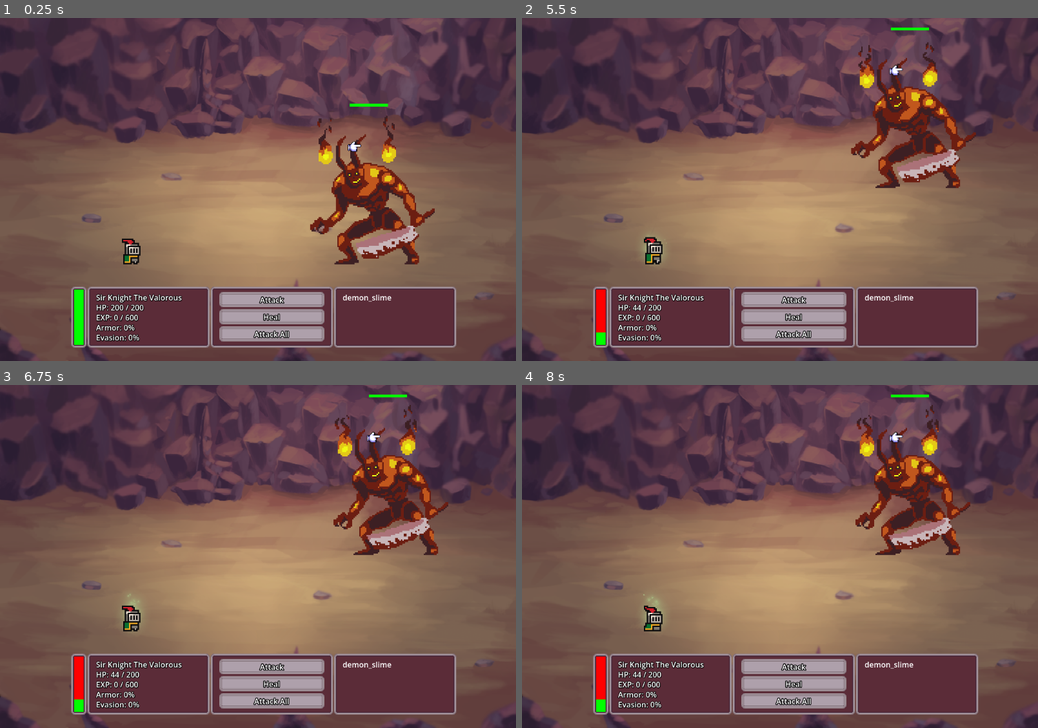
Above: before the commit, frames 1-4 (two rows, left to right).
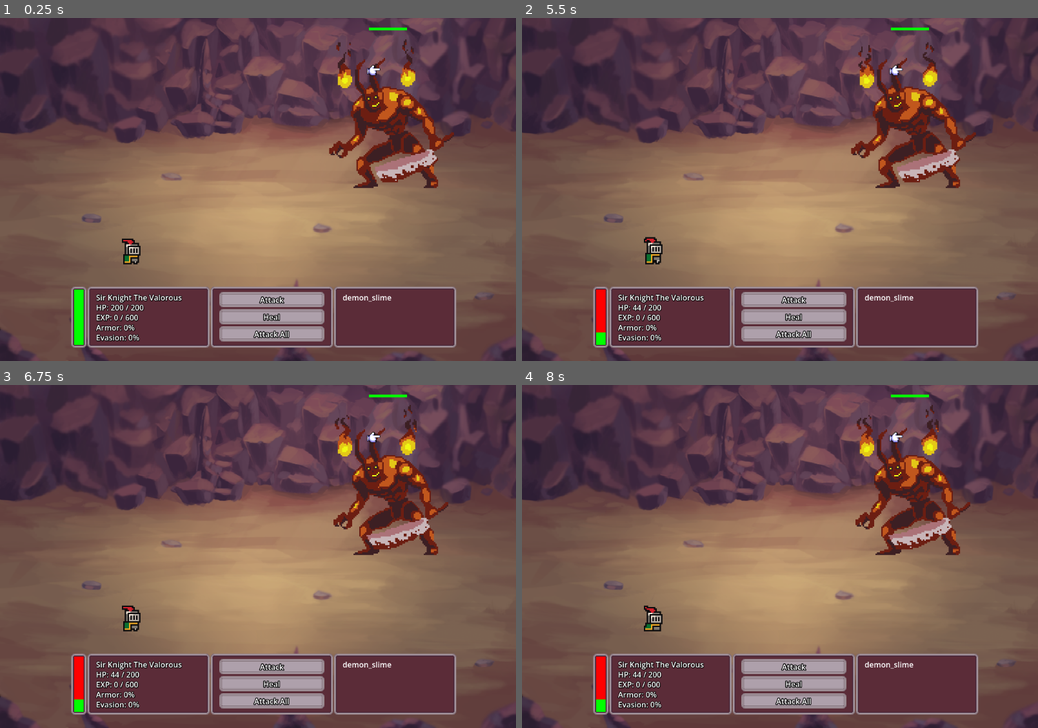
Above: after the commit, the same moments.

Repository: JosiahKey/new-beginnings-version-0.1.0
Game: Godot game, scene res://Scenes/Combat_Boss.tscn
Same seed, same stepped clock (60 frames per second), same inputs: the game is played once before the commit and once after it. This scene is started directly instead of the project's main scene.
Inputs (mouse positions are in pixels of both pictures, inside the frame that each line leads up to):
- Up to frame 1 (0.25 s): no input
- Up to frame 2 (5.5 s): move the mouse to (754, 258) at 0.52 s; hold W (move_up) 0.53-1.25 s; click (754, 258) at 0.6 s; drag from (934, 240) to (754, 258) at 1.27 s; move the mouse to (625, 138) at 2.02 s; hold A (move_left) 2.03-2.75 s; hold T (hidehint) 2.03-2.75 s; drag from (805, 189) to (625, 138) at 2.77 s; move the mouse to (702, 103) at 3.52 s; hold S (move_down) 3.53-4.25 s; hold E (Interact) 3.53-4.25 s; drag from (893, 172) to (702, 103) at 4.27 s; move the mouse to (676, 206) at 5.02 s; hold W (move_up) from 5.03 s (still down); click (676, 206) at 5.1 s
- Up to frame 3 (6.75 s): release W (move_up) at 5.75 s; drag from (309, 481) to (154, 573) at 5.77 s; move the mouse to (232, 625) at 6.52 s; hold D (move_right) from 6.53 s (still down); hold T (hidehint) from 6.53 s (still down)
- Up to frame 4 (8 s): release D (move_right) at 7.25 s; release T (hidehint) at 7.25 s; drag from (934, 607) to (754, 625) at 7.27 s

The runs differ from the first frame. In frame 1, 7.6% of the frame differs, in the area x 60-88%, y 2-72%; in frame 2, less than 0.1%; in frame 3, less than 0.1%; in frame 4, 0.1%.
Error before the commit: Invalid assignment of property or key 'text' with value of type 'String' on a base object of type 'null instance'. (res://Scripts/combat_ui.gd:103)
Error after the commit: Invalid assignment of property or key 'text' with value of type 'String' on a base object of type 'null instance'. (res://Scripts/combat_ui.gd:102)

Commit message:
bug fixes
bugs fixed:
-removed player turn indicator
-fixed enemy models disappear before player is finished with additional attacks by checking if gamestate is combat before changing levels
-attampted to fix game crashes if combat is entered in a level transition
-player actions showing after combat ended
-boss sprite loads in the wrong position
-player level always intitially shows as level 1 when combat reward loads

Diff:
--- a/Data/enemy_data.json
+++ b/Data/enemy_data.json
@@ -1,145 +1,145 @@
 {
   "10001": {
-    "enemy_name": "green_slime",
-    "Max_hp": 100,
-    "Current_hp": 100,
-    "Damage_min": 15,
-    "Damage_max": 25,
-    "Accuracy": 90,
-    "Evasion": 5,
-    "PDR": 0,
-    "Speed": 3,
-    "EXP": 300,
-    "Loot": 1
+	"enemy_name": "green_slime",
+	"Max_hp": 100,
+	"Current_hp": 100,
+	"Damage_min": 15,
+	"Damage_max": 25,
+	"Accuracy": 90,
+	"Evasion": 5,
+	"PDR": 0,
+	"Speed": 3,
+	"EXP": 300,
+	"Loot": 1
   },
   "10002": {
-    "enemy_name": "purple_slime",
-    "Max_hp": 280,
-    "Current_hp": 280,
-    "Damage_min": 30,
-    "Damage_max": 50,
-    "Accuracy": 90,
-    "Evasion": 5,
-    "PDR": 0,
-    "Speed": 4,
-    "EXP": 600,
-    "Loot": 2
+	"enemy_name": "purple_slime",
+	"Max_hp": 280,
+	"Current_hp": 280,
+	"Damage_min": 30,
+	"Damage_max": 50,
+	"Accuracy": 90,
+	"Evasion": 5,
+	"PDR": 0,
+	"Speed": 4,
+	"EXP": 600,
+	"Loot": 2
   },
   "10003": {
-    "enemy_name": "rat",
-    "Max_hp": 90,
-    "Current_hp": 90,
-    "Damage_min": 10,
-    "Damage_max": 20,
-    "Accuracy": 70,
-    "Evasion": 5,
-    "PDR": 0,
-    "Speed": 8,
-    "EXP": 200,
-    "Loot": 1
+	"enemy_name": "rat",
+	"Max_hp": 90,
+	"Current_hp": 90,
+	"Damage_min": 10,
+	"Damage_max": 20,
+	"Accuracy": 70,
+	"Evasion": 5,
+	"PDR": 0,
+	"Speed": 8,
+	"EXP": 200,
+	"Loot": 1
   },
   "10004": {
-    "enemy_name": "wasp",
-    "Max_hp": 100,
-    "Current_hp": 100,
-    "Damage_min": 10,
-    "Damage_max": 30,
-    "Accuracy": 65,
-    "Evasion": 5,
-    "PDR": 0,
-    "Speed": 1,
-    "EXP": 50,
-    "Loot": 1
+	"enemy_name": "wasp",
+	"Max_hp": 100,
+	"Current_hp": 100,
+	"Damage_min": 10,
+	"Damage_max": 30,
+	"Accuracy": 65,
+	"Evasion": 5,
+	"PDR": 0,
+	"Speed": 1,
+	"EXP": 50,
+	"Loot": 1
   },
   "10005": {
-    "enemy_name": "funguy",
-    "Max_hp": 150,
-    "Current_hp": 150,
-    "Damage_min": 10,
-    "Damage_max": 50,
-    "Accuracy": 65,
-    "Evasion": 0,
-    "PDR": 0,
-    "Speed": 4,
-    "EXP": 1000,
-    "Loot": 1
+	"enemy_name": "funguy",
+	"Max_hp": 150,
+	"Current_hp": 150,
+	"Damage_min": 10,
+	"Damage_max": 50,
+	"Accuracy": 65,
+	"Evasion": 0,
+	"PDR": 0,
+	"Speed": 4,
+	"EXP": 1000,
+	"Loot": 1
   },
   "10006": {
-    "enemy_name": "djinn_bandit",
-    "Max_hp": 220,
-    "Current_hp": 220,
-    "Damage_min": 10,
-    "Damage_max": 30,
-    "Accuracy": 75,
-    "Evasion": 5,
-    "PDR": 0,
-    "Speed": 12,
-    "EXP": 500,
-    "Loot": 1
+	"enemy_name": "djinn_bandit",
+	"Max_hp": 220,
+	"Current_hp": 220,
+	"Damage_min": 10,
+	"Damage_max": 30,
+	"Accuracy": 75,
+	"Evasion": 5,
+	"PDR": 0,
+	"Speed": 12,
+	"EXP": 500,
+	"Loot": 1
   },
   "10007": {
-    "enemy_name": "shade",
-    "Max_hp": 300,
-    "Current_hp": 300,
-    "Damage_min": 40,
-    "Damage_max": 50,
-    "Accuracy": 85,
-    "Evasion": 15,
-    "PDR": 0,
-    "Speed": 11,
-    "EXP": 1000,
-    "Loot": 1
+	"enemy_name": "shade",
+	"Max_hp": 300,
+	"Current_hp": 300,
+	"Damage_min": 40,
+	"Damage_max": 50,
+	"Accuracy": 85,
+	"Evasion": 15,
+	"PDR": 0,
+	"Speed": 11,
+	"EXP": 1000,
+	"Loot": 1
   },
   "10008": {
-    "enemy_name": "red_ogre",
-    "Max_hp": 800,
-    "Current_hp": 800,
-    "Damage_min": 30,
-    "Damage_max": 80,
-    "Accuracy": 70,
-    "Evasion": 5,
-    "PDR": 0,
-    "Speed": 14,
-    "EXP": 3000,
-    "Loot": 3
+	"enemy_name": "red_ogre",
+	"Max_hp": 800,
+	"Current_hp": 800,
+	"Damage_min": 30,
+	"Damage_max": 80,
+	"Accuracy": 70,
+	"Evasion": 5,
+	"PDR": 0,
+	"Speed": 14,
+	"EXP": 3000,
+	"Loot": 3
   },
   "10009": {
-    "enemy_name": "werewolf",
-    "Max_hp": 100,
-    "Current_hp": 100,
-    "Damage_min": 10,
-    "Damage_max": 30,
-    "Accuracy": 65,
-    "Evasion": 5,
-    "PDR": 0,
-    "Speed": 1,
-    "EXP": 50,
-    "Loot": 2
+	"enemy_name": "werewolf",
+	"Max_hp": 100,
+	"Current_hp": 100,
+	"Damage_min": 10,
+	"Damage_max": 30,
+	"Accuracy": 65,
+	"Evasion": 5,
+	"PDR": 0,
+	"Speed": 1,
+	"EXP": 50,
+	"Loot": 2
   },
   "10010": {
-    "enemy_name": "yeti",
-    "Max_hp": 700,
-    "Current_hp": 700,
-    "Damage_min": 50,
-    "Damage_max": 100,
-    "Accuracy": 50,
-    "Evasion": 5,
-    "PDR": 0,
-    "Speed": 5,
-    "EXP": 2000,
-    "Loot": 2
+	"enemy_name": "yeti",
+	"Max_hp": 700,
+	"Current_hp": 700,
+	"Damage_min": 50,
+	"Damage_max": 100,
+	"Accuracy": 50,
+	"Evasion": 5,
+	"PDR": 0,
+	"Speed": 5,
+	"EXP": 2000,
+	"Loot": 2
   },
   "10011": {
-    "enemy_name": "demon_slime",
-    "Max_hp": 2400,
-    "Current_hp": 2400,
-    "Damage_min": 50,
-    "Damage_max": 180,
-    "Accuracy": 80,
-    "Evasion": 10,
-    "PDR": 0,
-    "Speed": 9,
-    "EXP": 100000,
-    "Loot": 4
+	"enemy_name": "demon_slime",
+	"Max_hp": 2400,
+	"Current_hp": 2400,
+	"Damage_min": 50,
+	"Damage_max": 180,
+	"Accuracy": 80,
+	"Evasion": 10,
+	"PDR": 0,
+	"Speed": 9,
+	"EXP": 100000,
+	"Loot": 4
   }
 }
--- a/Scenes/Combat.tscn
+++ b/Scenes/Combat.tscn
@@ -28,24 +28,6 @@
 
 [sub_resource type="GradientTexture1D" id="GradientTexture1D_aqiim"]
 gradient = SubResource("Gradient_g4qrr")
-
-[sub_resource type="CanvasItemMaterial" id="CanvasItemMaterial_jcjnu"]
-particles_animation = true
-particles_anim_h_frames = 7
-particles_anim_v_frames = 7
-particles_anim_loop = false
-
-[sub_resource type="ParticleProcessMaterial" id="ParticleProcessMaterial_dpwsi"]
-particle_flag_disable_z = true
-angle_min = 1.0728835e-05
-angle_max = 360.00003
-gravity = Vector3(0, -50, 0)
-radial_accel_min = -2.2351742e-06
-radial_accel_max = -2.2351742e-06
-scale_min = 2.0
-scale_max = 3.0
-color = Color(0.78431374, 0.38431373, 0.49803922, 1)
-anim_speed_max = 1.0
 
 [sub_resource type="CanvasItemMaterial" id="CanvasItemMaterial_g4qrr"]
 particles_animation = true
@@ -509,15 +491,6 @@
 grow_vertical = 2
 script = ExtResource("8_kbh2q")
 
-[node name="Player_Turn_Indicator" type="GPUParticles2D" parent="Combat/Background_Image/Player" unique_id=1248712178]
-visible = false
-material = SubResource("CanvasItemMaterial_jcjnu")
-position = Vector2(16, 32)
-amount = 10
-texture = ExtResource("6_g4qrr")
-lifetime = 1.34
-process_material = SubResource("ParticleProcessMaterial_dpwsi")
-
 [node name="Hit_Indicator" type="GPUParticles2D" parent="Combat/Background_Image/Player" unique_id=1049614204]
 material = SubResource("CanvasItemMaterial_g4qrr")
 position = Vector2(16, 16)
--- a/Scripts/combat_engine.gd
+++ b/Scripts/combat_engine.gd
@@ -15,11 +15,10 @@
 	SignalBus.connect('combat_exited', Callable(self, "clean_up"))
 
 	generate_combatants()
+	if(GameState.biome == "Boss"):
+		enemies.global_position += Vector2(40,-160)
 	await get_tree().create_timer(1.2).timeout
 	roll_initiative()
-
-	if(GameState.biome == "Boss"):
-		enemies.global_position += Vector2(40,-160)
 
 func _process(_delta: float) -> void:
 	if PlayerData.stat_data["Current_hp"] <= 0:
--- a/Scripts/combat_player.gd
+++ b/Scripts/combat_player.gd
@@ -1,7 +1,6 @@
 extends Control
 
 @onready var player_spr: AnimatedSprite2D = $Player_Sprite
-@onready var player_turn_ind :GPUParticles2D = $Player_Turn_Indicator
 @onready var emitter: GPUParticles2D = $Hit_Indicator
 @onready var floating_text := preload("res://Scenes/UI/floating_text.tscn")
 var player_stats: Dictionary = PlayerData.stat_data
@@ -16,7 +15,6 @@
 func ready_player_turn():
 	SignalBus.turn_start.emit(name)
 	player_spr.play("idle")
-	player_turn_ind.visible = true
 
 func player_attack_action():
 	var target_enemy = CombatData.selected_enemy
@@ -56,7 +54,6 @@
 
 func player_finish_turn():
 	await player_spr.animation_finished
-	player_turn_ind.visible = false
 	player_spr.play("idle")
 	SignalBus.turn_finished.emit()
 
@@ -131,7 +128,6 @@
 	text.amount = adjusted_heal
 	text.type = "heal"
 	player_spr.add_child(text)
-	#vfx 1shot
 	await player_spr.animation_finished
 	player_spr.play("idle")
 	#$player_heal.playing = true
--- a/Scripts/combat_ui.gd
+++ b/Scripts/combat_ui.gd
@@ -7,7 +7,6 @@
 @onready var armor_label: Label = $Background_Image/Sub_Menus/Player_Panel/VBoxContainer/Armor
 @onready var evasion_label: Label = $Background_Image/Sub_Menus/Player_Panel/VBoxContainer/Evasion
 @onready var player_spr: AnimatedSprite2D = $Background_Image/Player/Player_Sprite
-@onready var player_turn_ind :GPUParticles2D = $Background_Image/Player/Player_Turn_Indicator
 @onready var emitter: GPUParticles2D = $Background_Image/Player/Hit_Indicator
 @onready var actions_container := $Background_Image/Sub_Menus/Action_Panel/Actions_Container
 @onready var damage_label := $Background_Image/Sub_Menus/Action_Panel/Info_Panels/Info/VBoxContainer/damage
--- a/Scripts/enemy.gd
+++ b/Scripts/enemy.gd
@@ -107,7 +107,7 @@
 		$enemy_hit.playing = true
 		#check if dead
 		if CombatData.combatants_data[name]["Current_hp"] <= 0:
-			await get_tree().create_timer(1.0).timeout
+			await SignalBus.turn_finished
 			self.visible = false
 		await sprite.animation_finished
 		sprite.play("default")
--- a/Scripts/level_manager.gd
+++ b/Scripts/level_manager.gd
@@ -18,6 +18,6 @@
 	SignalBus.connect("load_area_entered", Callable(self, "load_level"))
 
 func load_level(next_level: String) -> void:
-	if(get_child_count()>0):
+	if(get_child_count()>0 and GameState.state != "Combat"):
 		get_child(0).queue_free()
 	call_deferred("add_child", Level_List[next_level].instantiate())
